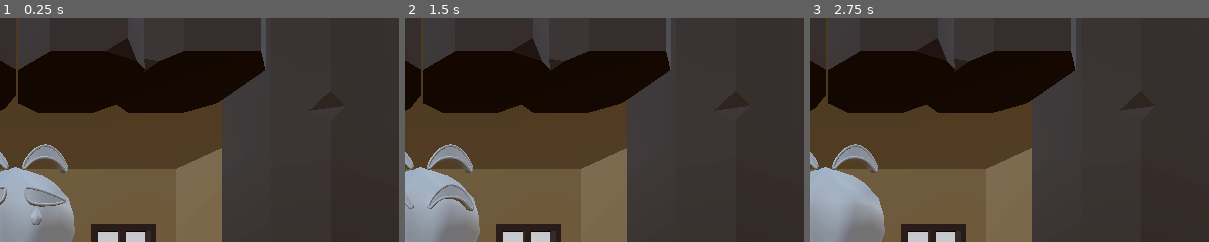
Above: before the commit, frames 1-3 (left to right).
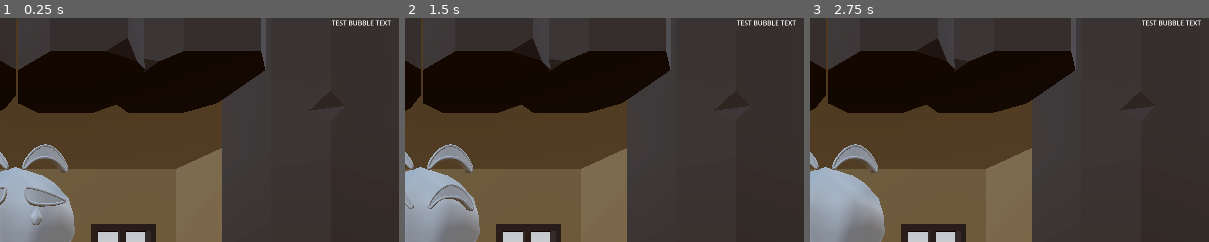
Above: after the commit, the same moments.

Repository: Xzaver/Bausparvertrag-GGJam-2026
Game: Godot game, scene res://game/game.tscn
The game is run twice, just before and just after one commit, with the same random seed, the same clock (stepped at 60 frames per second) and the same inputs.
Inputs:
- Up to frame 1 (0.25 s): no input
- Up to frame 2 (1.5 s): click "EYES SAD #FFFFFF" at 0.5 s; click "EYES HAPPY #FFFFFF" at 1.25 s
- Up to frame 3 (2.75 s): click "EYES ANGRY #FFFFFF" at 2 s
The pictures show only the part of the screen within x 48-98%, y 0-50%; the shares and areas given below are measured in that part.

The runs differ from the first frame. In frame 1, 0.2% of the frame differs, in the area x 83-98%, y 0-4%; in frame 2, 0.2%; in frame 3, 0.2%.

Commit message:
[UI] FrontEndNode 0.2.2 - Add Text Bubble

Diff:
--- a/game/UI_FrontEnd/ui_front_end_node.tscn
+++ b/game/UI_FrontEnd/ui_front_end_node.tscn
@@ -26,6 +26,25 @@
 next_button = NodePath("Footer_Container/Right/NextStep")
 shape_buttons = [NodePath("Footer_Container/Footer_mid/MarginContainer/HBoxContainer/Button_Shape1"), NodePath("Footer_ …(237 unchanged characters)…
 debug_mesh_container = NodePath("Node3D/MeshContainer")
+
+[node name="TextBubble" type="MarginContainer" parent="." unique_id=1697689572]
+layout_mode = 1
+anchors_preset = 1
+anchor_left = 1.0
+anchor_right = 1.0
+offset_left = -40.0
+offset_bottom = 40.0
+grow_horizontal = 0
+
+[node name="RichTextLabel" type="RichTextLabel" parent="TextBubble" unique_id=1598354524]
+custom_minimum_size = Vector2(200, 200)
+layout_mode = 2
+text = "TEST BUBBLE TEXT"
+
+[node name="Button" type="Button" parent="TextBubble" unique_id=1288481912]
+visible = false
+custom_minimum_size = Vector2(200, 200)
+layout_mode = 2
 
 [node name="Header" type="MarginContainer" parent="." unique_id=594615917]
 visible = false
